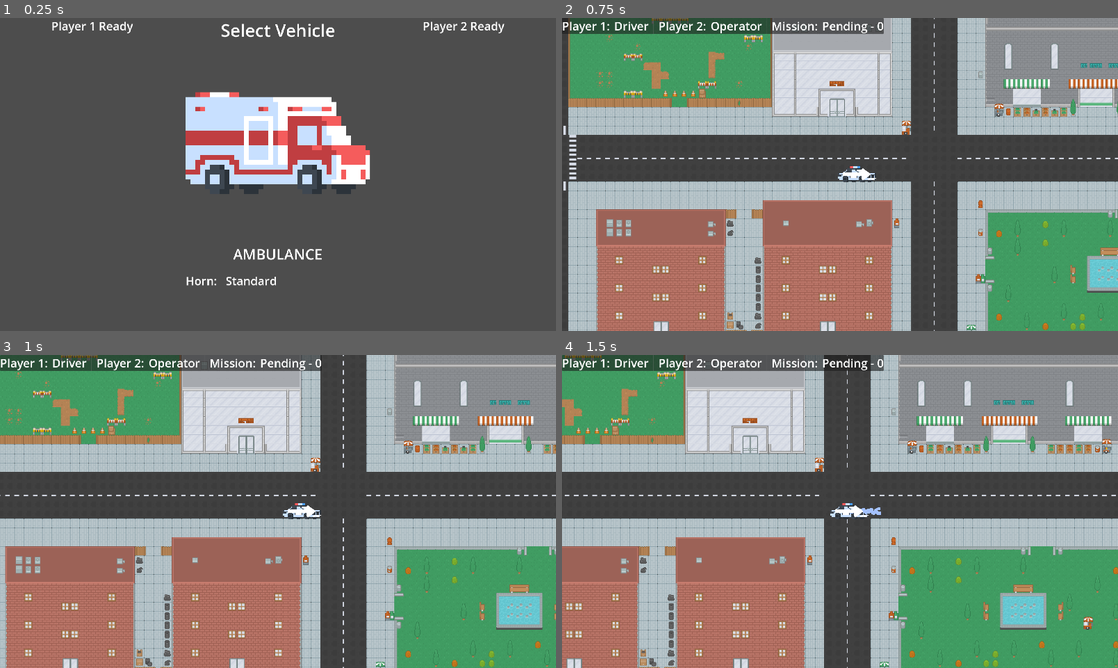
Above: before the commit, frames 1-4 (two rows, left to right).
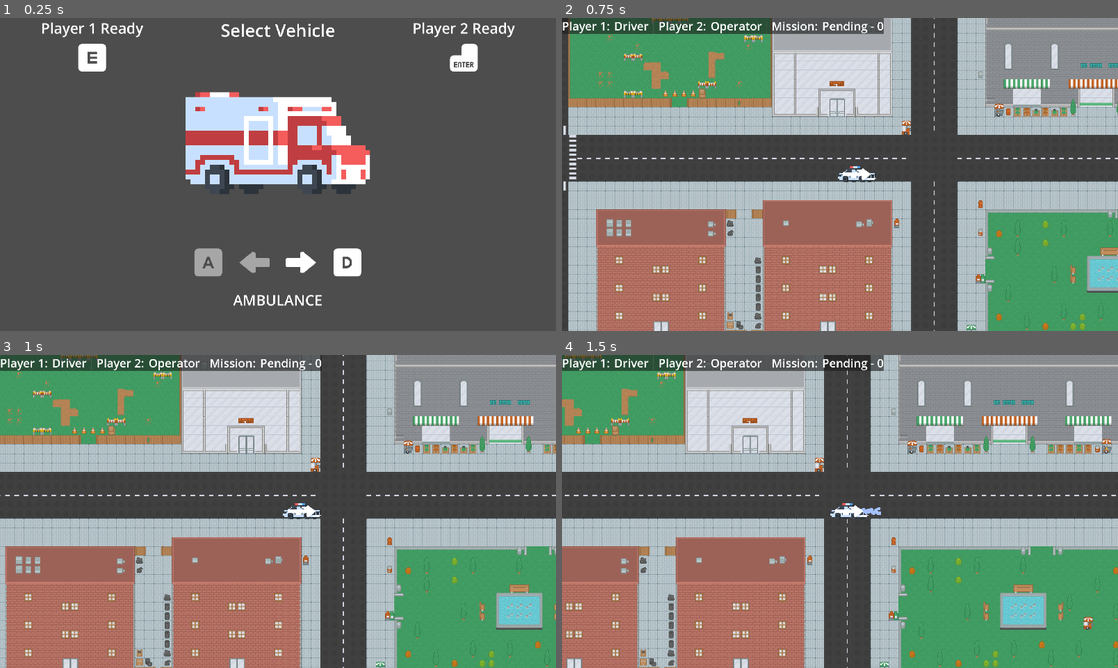
Above: after the commit, the same moments.

Repository: firefly2442/godot-tor-sven-game
Game: Godot game, scene res://scenes/Garage.tscn
Two runs of this game, one before a commit and one after it. Both use one fixed random seed, a clock stepped at 60 frames per second and the inputs below. This scene is started directly instead of the project's main scene.
Inputs:
- Up to frame 1 (0.25 s): no input
- Up to frame 2 (0.75 s): tap Enter (action_p2) at 0.5 s; hold D (right_p1) from 0.53 s (still down); hold E (action_p1) from 0.53 s (still down)
- Up to frame 3 (1 s): keep holding D (right_p1); keep holding E (action_p1)
- Up to frame 4 (1.5 s): release D (right_p1) at 1.28 s; release E (action_p1) at 1.28 s; hold Q (back_p1) from 1.28 s (still down); tap Enter (action_p2) at 1.35 s

The runs differ from the first frame. In frame 1, 3.3% of the frame differs, in the area x 7-93%, y 1-92%; in frame 2, nothing differs; in frame 3, nothing differs; in frame 4, nothing differs.

Commit message:
feat: improved vehicle selection and controls UI

Diff:
--- a/scenes/Garage.tscn
+++ b/scenes/Garage.tscn
@@ -1,7 +1,12 @@
-[gd_scene load_steps=3 format=3 uid="uid://b5t5uspulig2g"]
+[gd_scene load_steps=8 format=3 uid="uid://b5t5uspulig2g"]
 
 [ext_resource type="Script" uid="uid://miwv1qfonbif" path="res://scripts/Garage.gd" id="1_75lht"]
+[ext_resource type="Texture2D" uid="uid://mtn5ek4rto25" path="res://images/ui/keyboard_e.png" id="2_uwphw"]
 [ext_resource type="Texture2D" uid="uid://de2nqu1h070us" path="res://scenes/entities/player_vehicles/ambulance/ambulance.png" id="2_vgbj5"]
+[ext_resource type="Texture2D" uid="uid://4f4g8fx2fdht" path="res://images/ui/keyboard_a.png" id="5_3uxhb"]
+[ext_resource type="Texture2D" uid="uid://bcuy40oypou47" path="res://images/ui/keyboard_d.png" id="6_imsuq"]
+[ext_resource type="Texture2D" uid="uid://ckjrg7loeuikr" path="res://images/ui/arrowLeft.png" id="6_rd182"]
+[ext_resource type="Texture2D" uid="uid://dbd7jikssh7qk" path="res://images/ui/arrowRight.png" id="7_6t0ip"]
 
 [node name="Garage" type="Node2D"]
 script = ExtResource("1_75lht")
@@ -24,9 +29,15 @@
 [node name="Player1ReadyLabel" type="Label" parent="MarginContainer/VBoxContainer/HBoxContainer/VBoxContainer3"]
 unique_name_in_owner = true
 layout_mode = 2
-theme_override_font_sizes/font_size = 40
+theme_override_font_sizes/font_size = 50
 text = "Player 1 Ready"
 horizontal_alignment = 1
+
+[node name="Player1ReadyIconTextureRect" type="TextureRect" parent="MarginContainer/VBoxContainer/HBoxContainer/VBoxContainer3"]
+unique_name_in_owner = true
+layout_mode = 2
+texture = ExtResource("2_uwphw")
+stretch_mode = 5
 
 [node name="VBoxContainer" type="VBoxContainer" parent="MarginContainer/VBoxContainer/HBoxContainer"]
 layout_mode = 2
@@ -46,27 +57,41 @@
 expand_mode = 4
 stretch_mode = 5
 
+[node name="HBoxContainer" type="HBoxContainer" parent="MarginContainer/VBoxContainer/HBoxContainer/VBoxContainer"]
+layout_mode = 2
+
+[node name="LeftTextureRect" type="TextureRect" parent="MarginContainer/VBoxContainer/HBoxContainer/VBoxContainer/HBoxContainer"]
+unique_name_in_owner = true
+layout_mode = 2
+size_flags_horizontal = 3
+texture = ExtResource("5_3uxhb")
+stretch_mode = 5
+
+[node name="LeftTextureImage" type="TextureRect" parent="MarginContainer/VBoxContainer/HBoxContainer/VBoxContainer/HBoxContainer"]
+unique_name_in_owner = true
+layout_mode = 2
+size_flags_horizontal = 3
+texture = ExtResource("6_rd182")
+
+[node name="RightTextureImage" type="TextureRect" parent="MarginContainer/VBoxContainer/HBoxContainer/VBoxContainer/HBoxContainer"]
+unique_name_in_owner = true
+layout_mode = 2
+size_flags_horizontal = 3
+texture = ExtResource("7_6t0ip")
+
+[node name="RightTextureRect" type="TextureRect" parent="MarginContainer/VBoxContainer/HBoxContainer/VBoxContainer/HBoxContainer"]
+unique_name_in_owner = true
+layout_mode = 2
+size_flags_horizontal = 3
+texture = ExtResource("6_imsuq")
+stretch_mode = 5
+
 [node name="VehicleLabel" type="Label" parent="MarginContainer/VBoxContainer/HBoxContainer/VBoxContainer"]
 unique_name_in_owner = true
 layout_mode = 2
 theme_override_font_sizes/font_size = 50
 text = "Ambulance"
 horizontal_alignment = 1
-
-[node name="HBoxContainer" type="HBoxContainer" parent="MarginContainer/VBoxContainer/HBoxContainer/VBoxContainer"]
-layout_mode = 2
-theme_override_constants/separation = 30
-
-[node name="HornLabel" type="Label" parent="MarginContainer/VBoxContainer/HBoxContainer/VBoxContainer/HBoxContainer"]
-layout_mode = 2
-theme_override_font_sizes/font_size = 40
-text = "Horn:"
-
-[node name="SelectedHornLabel" type="Label" parent="MarginContainer/VBoxContainer/HBoxContainer/VBoxContainer/HBoxContainer"]
-unique_name_in_owner = true
-layout_mode = 2
-theme_override_font_sizes/font_size = 40
-text = "Standard"
 
 [node name="VBoxContainer2" type="VBoxContainer" parent="MarginContainer/VBoxContainer/HBoxContainer"]
 layout_mode = 2
@@ -75,6 +100,12 @@
 [node name="Player2ReadyLabel" type="Label" parent="MarginContainer/VBoxContainer/HBoxContainer/VBoxContainer2"]
 unique_name_in_owner = true
 layout_mode = 2
-theme_override_font_sizes/font_size = 40
+theme_override_font_sizes/font_size = 50
 text = "Player 2 Ready"
 horizontal_alignment = 1
+
+[node name="Player2ReadyIconTextureRect" type="TextureRect" parent="MarginContainer/VBoxContainer/HBoxContainer/VBoxContainer2"]
+unique_name_in_owner = true
+layout_mode = 2
+texture = ExtResource("2_uwphw")
+stretch_mode = 5
--- a/scripts/Garage.gd
+++ b/scripts/Garage.gd
@@ -13,7 +13,20 @@
 var player2_ready: bool = false
 
 func _ready() -> void:
-	pass
+	if (Utility.player1_selected == "Driver" and Utility.player1_controls == "Controller") or \
+	(Utility.player2_selected == "Driver" and Utility.player2_controls == "Controller"):
+		%LeftTextureRect.texture = load("uid://bejopfhmvqjma")
+		%RightTextureRect.texture = load("uid://dljpa36kvyrrd")
+
+	if Utility.player1_controls == "Keyboard":
+		%Player1ReadyIconTextureRect.texture = load("uid://mtn5ek4rto25")
+	elif Utility.player1_controls == "Controller":
+		%Player1ReadyIconTextureRect.texture = load("uid://dt0o42ouafxkq")
+
+	if Utility.player2_controls == "Keyboard":
+		%Player2ReadyIconTextureRect.texture = load("uid://doc8iub0ug0w4")
+	elif Utility.player2_controls == "Controller":
+		%Player2ReadyIconTextureRect.texture = load("uid://dt0o42ouafxkq")
 
 func _unhandled_input(_event: InputEvent) -> void:
 	if Utility.player1_selected == "Driver" and Input.is_action_just_pressed("left_p1") and selected_vehicle_index != 0:
@@ -47,3 +60,16 @@
 
 	if player1_ready and player2_ready:
 		SceneSwitcher.switch_scene("uid://y2yrudm57l61") # Load into the City
+
+	if selected_vehicle_index == 0:
+		%LeftTextureRect.modulate = Color(1,1,1,0.5)
+		%LeftTextureImage.modulate = Color(1,1,1,0.5)
+	else:
+		%LeftTextureRect.modulate = Color(1,1,1,1)
+		%LeftTextureImage.modulate = Color(1,1,1,1)
+	if selected_vehicle_index == available_vehicles.size()-1:
+		%RightTextureRect.modulate = Color(1,1,1,0.5)
+		%RightTextureImage.modulate = Color(1,1,1,0.5)
+	else:
+		%RightTextureRect.modulate = Color(1,1,1,1)
+		%RightTextureImage.modulate = Color(1,1,1,1)
--- a/scripts/NewGameSetup.gd
+++ b/scripts/NewGameSetup.gd
@@ -22,22 +22,32 @@
 	if connected_pads.size() == 0:
 		%Player1.texture = load("res://images/ui/keyboard.png")
 		%Player1Label.text = "Player 1 - Keyboard"
+		Utility.player1_controls = "Keyboard"
 		%Player2.texture = load("res://images/ui/keyboard.png")
 		%Player2Label.text = "Player 2 - Keyboard"
+		Utility.player2_controls = "Keyboard"
 	elif connected_pads.size() == 1:
 		%Player1.texture = load("res://images/ui/controller.png")
 		%Player1Label.text = "Player 1 - Controller"
+		Utility.player1_controls = "Controller"
 		%Player2.texture = load("res://images/ui/keyboard.png")
 		%Player2Label.text = "Player 2 - Keyboard"
+		Utility.player2_controls = "Keyboard"
 	elif connected_pads.size() >= 2:
 		%Player1.texture = load("res://images/ui/controller.png")
 		%Player1Label.text = "Player 1 - Controller"
+		Utility.player1_controls = "Controller"
 		%Player2.texture = load("res://images/ui/controller.png")
 		%Player2Label.text = "Player 2 - Controller"
+		Utility.player2_controls = "Controller"
 
 
 func _process(_delta: float) -> void:
-	if player1_ready and player2_ready and ((Utility.player1_selected == "Operator" and Utility.player2_selected == "Driver") or (Utility.player1_selected == "Driver" and Utility.player2_selected == "Operator")):
+	if player1_ready and player2_ready and \
+	 (
+		(Utility.player1_selected == "Operator" and Utility.player2_selected == "Driver") or \
+		(Utility.player1_selected == "Driver" and Utility.player2_selected == "Operator") \
+	 ):
 		SceneSwitcher.switch_scene("uid://b5t5uspulig2g") # Load into the Garage
 
 func _unhandled_input(_event: InputEvent) -> void:
--- a/scripts/singletons/Utility.gd
+++ b/scripts/singletons/Utility.gd
@@ -2,6 +2,8 @@
 
 var player1_selected: String = "Driver" ## selected role, either Driver or Operator
 var player2_selected: String = "Operator" ## selected role, either Driver or Operator
+var player1_controls: String = "Keyboard" ## player 1 controls, either Keyboard or Controller
+var player2_controls: String = "Keyboard" ## player 2 controls, either Keyboard or Controller
 
 var paused: bool = false ## boolean, whether or not the game is paused
 
Binary file added: images/ui/arrowLeft.png
Not shown, added: images/ui/arrowLeft.png.import
Binary file added: images/ui/arrowRight.png
Not shown, added: images/ui/arrowRight.png.import
Not shown, changed: README.md
